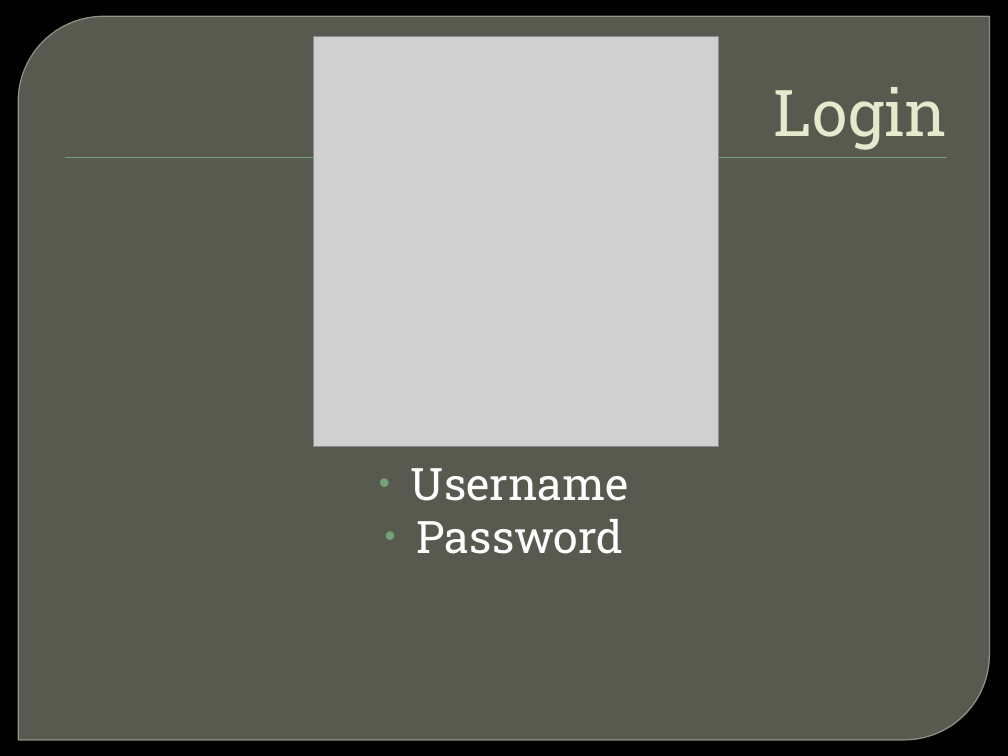
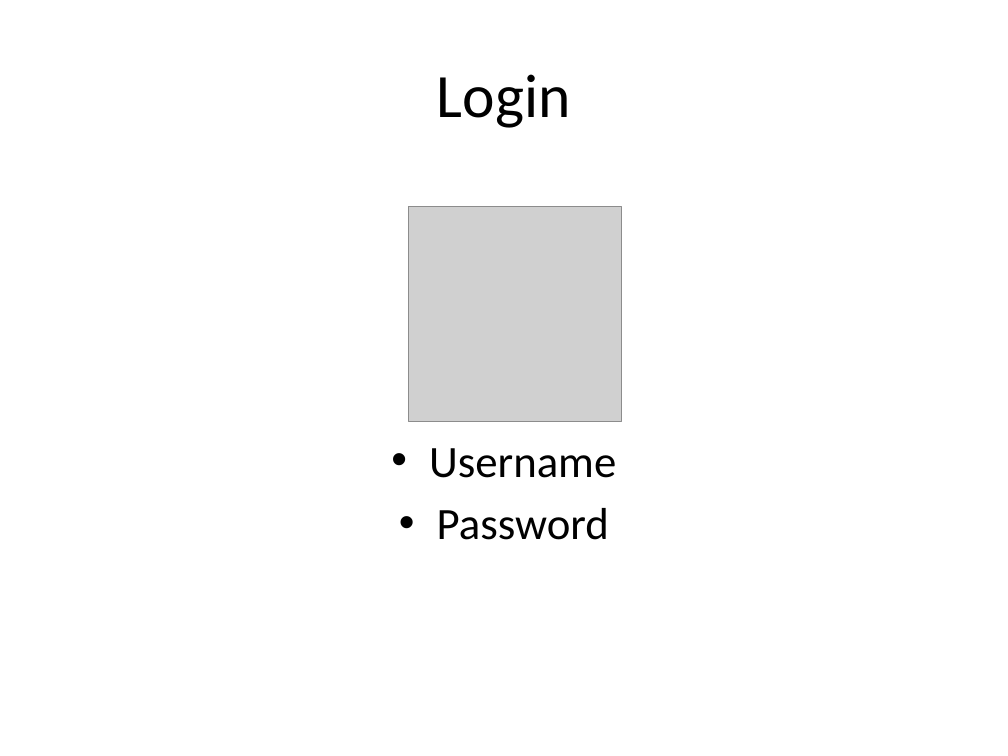
Before and after one commit to Mediagroup5/BarrocIt, a slide deck: slide 3 of barroc_Presentation.pptm. Drawn at 1008x756 pixels with LibreOffice and Linux fonts; fonts in the diff are those of the drawing; grey boxes stand for pictures; background and template pictures are left out. Boxes give left, top, right and bottom in pixels: in the first picture for what was removed or moved away, otherwise in the second. Text is boxed around its words. In the diff, an @@ line names an element or a change of style, - is before the commit and + after.

```diff
--- a/barroc_Presentation.pptm
+++ b/barroc_Presentation.pptm
@@ background picture (left out) to #FFFFFF @@
@@ round diag rect removed at [18, 16, 990, 740] @@
@@ title "Login" at [437, 74, 571, 128]: size 46 to 44 pt, font Roboto Slab to Calibri, text colour #E7EACB to #000000; alignment right to centre; indent changed; vertical alignment bottom to middle @@
@@ text "Username" at [429, 448, 616, 540]: font Roboto Slab to Calibri, text colour #FFFFFF to #000000; indent changed; more space between paragraphs @@
@@ rectangle removed at [65, 157, 947, 158] @@
@@ picture: place and size @@
-picture at [313, 36, 719, 447]
+picture at [409, 207, 622, 421]
```
Also in this commit, not shown: 15 other slides changed, 1 slide removed.
